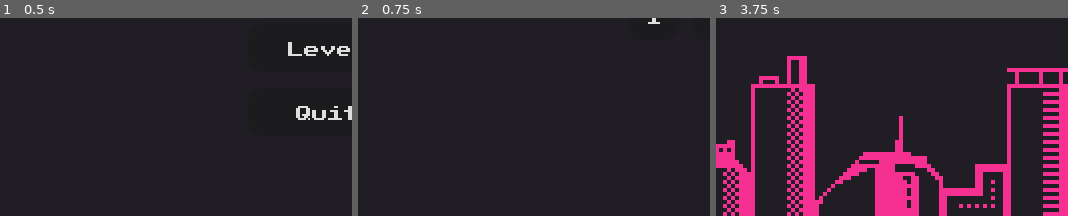
Above: before the commit, frames 1-3 (left to right).
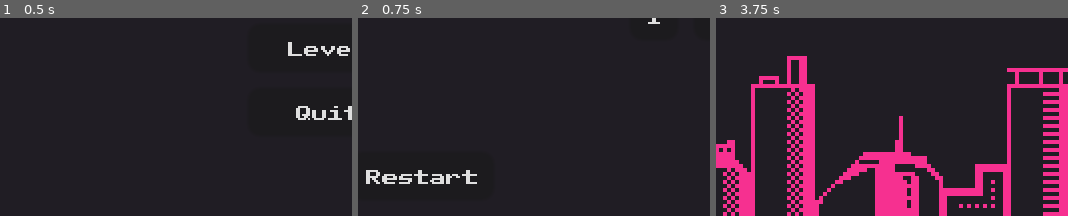
Above: after the commit, the same moments.

Repository: victor-romero-martinez/space-umpact
Game: Godot game, scene res://control/main_menu.tscn
Two runs of this game, one before a commit and one after it. Both use one fixed random seed, a clock stepped at 60 frames per second and the inputs below.
Inputs (mouse positions are % of the whole screen's width and height, from its top left):
- Up to frame 1 (0.5 s): no input
- Up to frame 2 (0.75 s): click "Level" at 0.5 s
- Up to frame 3 (3.75 s): click (12, 90) at 1.25 s, where only the run after the commit has a clickable "Restart"; click (12, 90) at 2 s, where only the run after the commit has a clickable "Restart"; click (12, 90) at 2.75 s, where only the run after the commit has a clickable "Restart"; click "1" at 3.5 s
The pictures show only the part of the screen within x 3-53%, y 50-100%; the shares and areas given below are measured in that part.

Frame 1 is identical in both runs. In frame 2, 0.9% of the frame differs, in the area x 2-34%, y 76-84%; in frame 3, nothing differs.
Error after the commit: Invalid call. Nonexistent function 'update_save_data' in base 'Node2D (global.gd)'. (res://scripts/control/level_menu.gd:34)

Commit message:
feat: add restart button

Diff:
--- a/control/level_menu.tscn
+++ b/control/level_menu.tscn
@@ -42,16 +42,29 @@
 size_flags_vertical = 4
 columns = 7
 
-[node name="VBoxContainer" type="VBoxContainer" parent="CanvasLayer/MarginContainer"]
+[node name="VBoxContainer" type="HBoxContainer" parent="CanvasLayer/MarginContainer"]
 layout_mode = 2
-size_flags_horizontal = 8
 size_flags_vertical = 8
+
+[node name="Restart" type="Button" parent="CanvasLayer/MarginContainer/VBoxContainer"]
+layout_mode = 2
+size_flags_horizontal = 0
+focus_mode = 0
+theme_override_font_sizes/font_size = 4
+text = "Restart"
+
+[node name="VSeparator" type="VSeparator" parent="CanvasLayer/MarginContainer/VBoxContainer"]
+modulate = Color(1, 1, 1, 0)
+layout_mode = 2
+size_flags_horizontal = 3
 
 [node name="Back" type="Button" parent="CanvasLayer/MarginContainer/VBoxContainer"]
 layout_mode = 2
+size_flags_horizontal = 8
 focus_mode = 0
 theme_override_font_sizes/font_size = 4
 text = "Back
 "
 
+[connection signal="pressed" from="CanvasLayer/MarginContainer/VBoxContainer/Restart" to="." method="_on_restart_pressed"]
 [connection signal="pressed" from="CanvasLayer/MarginContainer/VBoxContainer/Back" to="." method="_on_back_pressed"]
--- a/scripts/control/level_menu.gd
+++ b/scripts/control/level_menu.gd
@@ -28,3 +28,7 @@
 
 func _on_back_pressed():
 	get_tree().change_scene_to_file("res://control/main_menu.tscn")
+
+
+func _on_restart_pressed():
+	Global.update_save_data(1)
